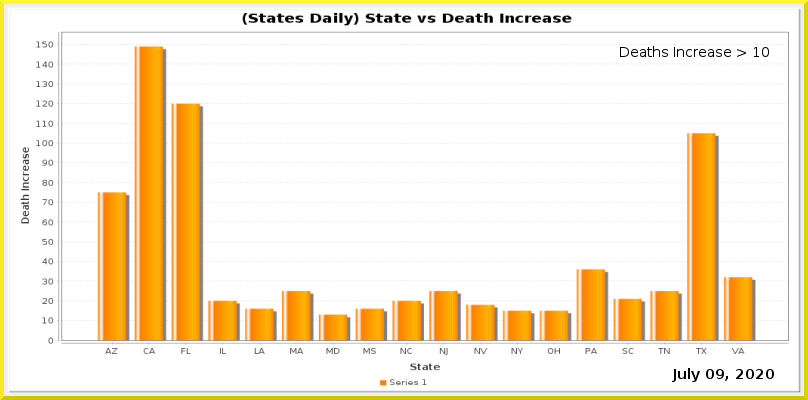
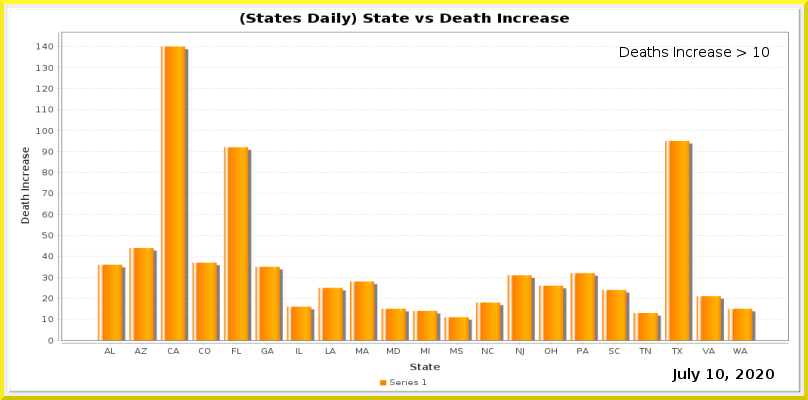
Layered file, before and after one edit (w=808, h=400). Changes by layer:
painted on "Current Date" over bbox(706, 369, 724, 379)
painted on "Date_vs_TestIncrease.png" over bbox(36, 12, 789, 356)
